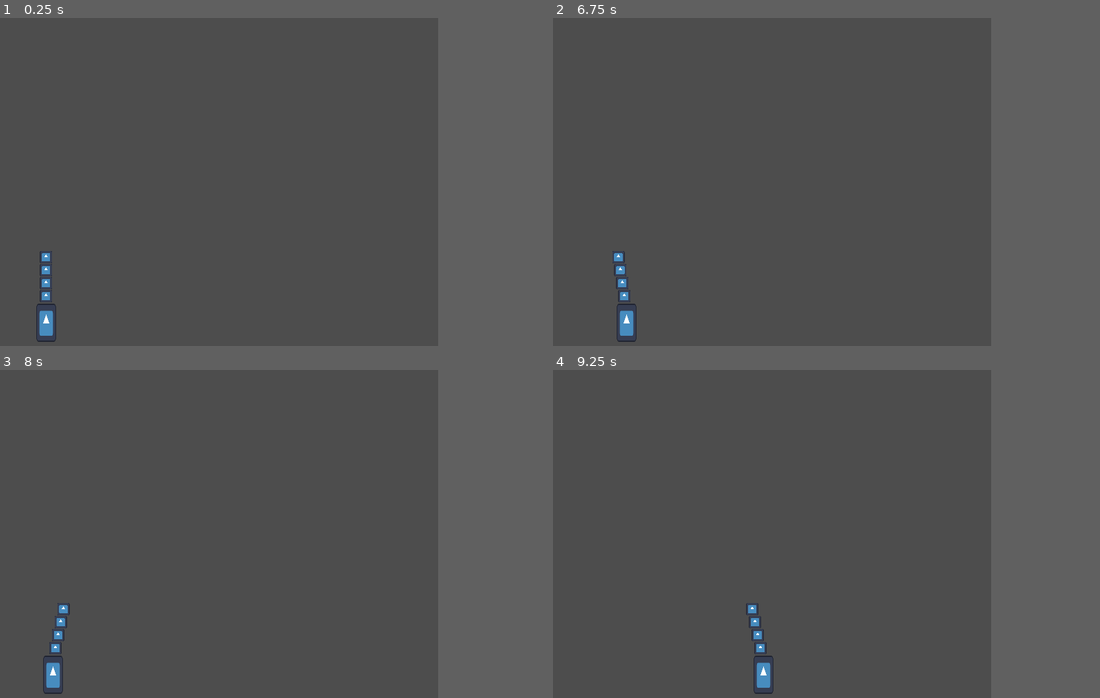
Above: before the commit, frames 1-4 (two rows, left to right).
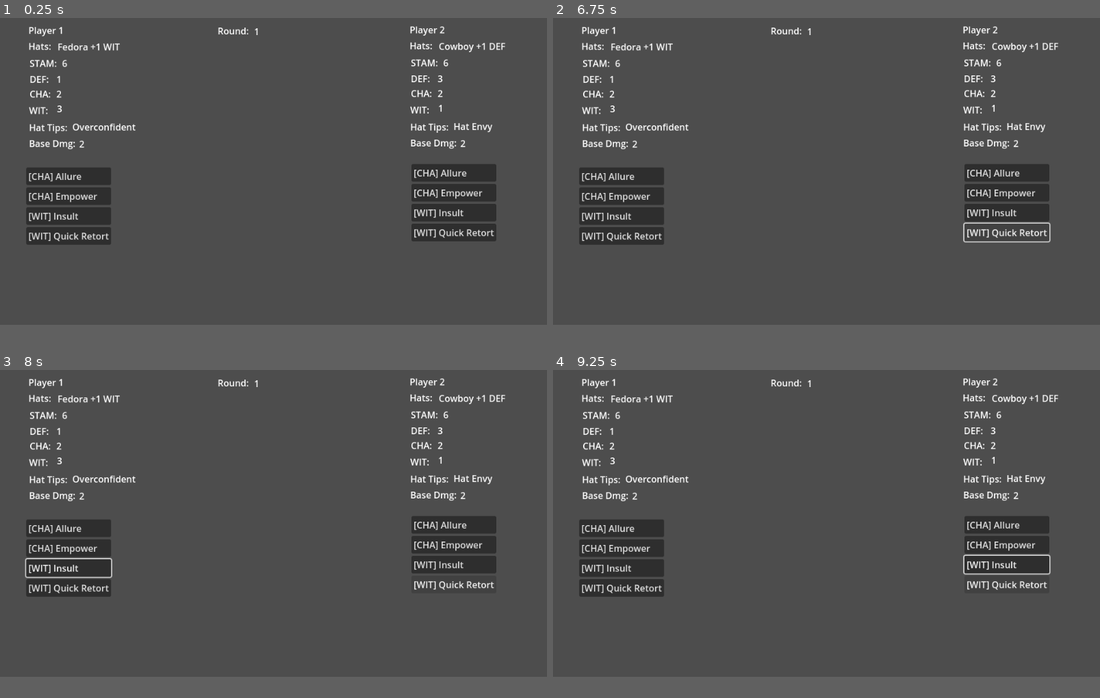
Above: after the commit, the same moments.

Repository: Sleeping-Robot-Games/Hat-Trick
Game: Godot game, scene res://play_test.tscn
Two runs of this game, one before a commit and one after it. Both use one fixed random seed, a clock stepped at 60 frames per second and the inputs below. Before the commit the project starts from res://game.tscn. The engine's default icon, where the game draws it, is replaced by a stand-in: a white triangle on a blue panel in a dark square.
Inputs (mouse positions are in pixels of both pictures, inside the frame that each line leads up to):
- Up to frame 1 (0.25 s): no input
- Up to frame 2 (6.75 s): click (607, 188) at 0.5 s, where only the run after the commit has a clickable "[CHA] Allure"; click (607, 208) at 1.25 s, where only the run after the commit has a clickable "[CHA] Empower"; click (607, 231) at 2 s, where only the run after the commit has a clickable "[WIT] Insult"; click (607, 250) at 2.75 s, where only the run after the commit has a clickable "[WIT] Quick Retort"; click (914, 182) at 3.5 s, where only the run after the commit has a clickable "[CHA] Allure"; click (914, 204) at 4.25 s, where only the run after the commit has a clickable "[CHA] Empower"; click (914, 224) at 5 s, where only the run after the commit has a clickable "[WIT] Insult"; click (914, 247) at 5.75 s, where only the run after the commit has a clickable "[WIT] Quick Retort"; tap Enter at 6.5 s; hold Right (ui_right) from 6.53 s (still down)
- Up to frame 3 (8 s): release Right (ui_right) at 7.28 s; hold Left (ui_left) from 7.28 s (still down)
- Up to frame 4 (9.25 s): release Left (ui_left) at 8.03 s; hold Right (ui_right) from 8.03 s (still down)
In our replay, the window is 640x480 before the commit and 799x449 after it. These sizes can differ from the game's own. Grey fills any space a smaller window leaves; there, only what the larger window draws over its background counts as a difference.

The runs differ from the first frame. In frame 1, 8.2% of the frame differs, in the area x 4-93%, y 2-99%; in frame 2, 7.7%; in frame 3, 7.7%; in frame 4, 7.7%.

Commit message:
prototyping playtest

Diff:
--- a/game.tscn
+++ b/game.tscn
@@ -8,13 +8,13 @@
 height = 60.0
 
 [sub_resource type="SegmentShape2D" id="SegmentShape2D_jwuep"]
-a = Vector2(640, -1)
+a = Vector2(940, 0)
 b = Vector2(1, 0)
 
 [node name="Node2D" type="Node2D"]
 
 [node name="CharacterBody2D" type="CharacterBody2D" parent="."]
-position = Vector2(67, 445)
+position = Vector2(78, 496)
 script = ExtResource("1_purjg")
 
 [node name="Sprite2D" type="Sprite2D" parent="CharacterBody2D"]
@@ -47,7 +47,7 @@
 texture = ExtResource("1_1m1sx")
 
 [node name="StaticBody2D" type="StaticBody2D" parent="."]
-position = Vector2(-2, 478)
+position = Vector2(9, 529)
 
 [node name="CollisionShape2D" type="CollisionShape2D" parent="StaticBody2D"]
 position = Vector2(0, -1)
--- /dev/null
+++ b/play_test.gd
@@ -0,0 +1,93 @@
+extends Control
+
+var status = {
+	"Overconfident": {
+		"stats": {
+			"WIT": 2,
+			"DEF": -2
+		},
+		"self": true
+	},
+	"Hat Envy": {
+		"stats": {
+			"WIT": -2,
+			"CHA": -2
+		},
+		"self": false
+	},
+}
+
+var p1_stats = {
+	"Hats": "Fedora +1 WIT",
+	"STAM": 6,
+	"DEF": 1,
+	"CHA": 2,
+	"WIT": 3,
+	"HatTips": "Overconfident",
+	"BaseDmg": 2
+}
+
+var p2_stats = {
+	"Hats": "Cowboy +1 DEF",
+	"STAM": 6,
+	"DEF": 3,
+	"CHA": 2,
+	"WIT": 1,
+	"HatTips": "Hat Envy",
+	"BaseDmg": 2
+}
+
+var round = 1
+var p1_choices = [
+	'[CHA] Allure',
+	'[CHA] Empower',
+	'[WIT] Insult',
+	'[WIT] Quick Retort'
+]
+var p2_choices = [
+	'[CHA] Allure',
+	'[CHA] Empower',
+	'[WIT] Insult',
+	'[WIT] Quick Retort'
+]
+
+## PLAY TEST GAME FLOW ##
+# Each player selects a choice
+# After a choice is selected they disappear (hide)
+# After both players pick a choice the Outcome appears
+## Outcome shows as follows
+### Declare any stat changes
+### Declare any damage
+### Show Quotes of acutal dialog
+# After outcome is shown player stats update in state and labels
+# Choices are repopulated
+# Repeat
+
+func _ready():
+	update_player_stat_labels()
+	$Round/Value.text = str(round)
+	populate_choices()
+
+func update_player_stat_labels():
+	for stat in $P1Stats.get_children():
+		stat.get_node('Value').text = str(p1_stats[stat.name])
+
+	for stat in $P2Stats.get_children():
+		stat.get_node('Value').text = str(p2_stats[stat.name])
+
+func populate_choices():
+	for choice in p1_choices:
+		var button = Button.new()
+		button.text = choice
+		button.alignment = HORIZONTAL_ALIGNMENT_LEFT
+		$P1Choices.add_child(button)
+
+	for choice in p2_choices:
+		var button = Button.new()
+		button.text = choice
+		button.alignment = HORIZONTAL_ALIGNMENT_LEFT
+		$P2Choices.add_child(button)
+
+# Called every frame. 'delta' is the elapsed time since the previous frame.
+func _process(delta):
+	pass
--- /dev/null
+++ b/play_test.tscn
@@ -0,0 +1,365 @@
+[gd_scene load_steps=2 format=3 uid="uid://o4dyoxm5eih1"]
+
+[ext_resource type="Script" path="res://play_test.gd" id="1_o1cky"]
+
+[node name="PlayTest" type="Control"]
+layout_mode = 3
+anchors_preset = 0
+script = ExtResource("1_o1cky")
+
+[node name="Label" type="Label" parent="."]
+layout_mode = 0
+offset_left = 50.0
+offset_top = 10.0
+offset_right = 112.0
+offset_bottom = 36.0
+text = "Player 1"
+
+[node name="P1Stats" type="Control" parent="."]
+layout_mode = 3
+anchors_preset = 0
+offset_left = 50.0
+offset_top = 38.0
+offset_right = 209.0
+offset_bottom = 225.0
+
+[node name="Hats" type="Control" parent="P1Stats"]
+anchors_preset = 0
+offset_right = 98.0
+offset_bottom = 28.0
+
+[node name="Label" type="Label" parent="P1Stats/Hats"]
+layout_mode = 0
+offset_right = 44.0
+offset_bottom = 26.0
+text = "Hats: "
+
+[node name="Value" type="Label" parent="P1Stats/Hats"]
+layout_mode = 0
+offset_left = 51.0
+offset_top = 1.0
+offset_right = 102.0
+offset_bottom = 27.0
+text = "VALUE"
+
+[node name="STAM" type="Control" parent="P1Stats"]
+anchors_preset = 0
+offset_left = 2.0
+offset_top = 30.0
+offset_right = 122.0
+offset_bottom = 59.0
+
+[node name="Label" type="Label" parent="P1Stats/STAM"]
+layout_mode = 0
+offset_right = 44.0
+offset_bottom = 26.0
+text = "STAM:"
+
+[node name="Value" type="Label" parent="P1Stats/STAM"]
+layout_mode = 0
+offset_left = 57.0
+offset_right = 108.0
+offset_bottom = 26.0
+text = "VALUE"
+
+[node name="DEF" type="Control" parent="P1Stats"]
+anchors_preset = 0
+offset_left = 2.0
+offset_top = 58.0
+offset_right = 122.0
+offset_bottom = 87.0
+
+[node name="Label" type="Label" parent="P1Stats/DEF"]
+layout_mode = 0
+offset_right = 44.0
+offset_bottom = 26.0
+text = "DEF:"
+
+[node name="Value" type="Label" parent="P1Stats/DEF"]
+layout_mode = 0
+offset_left = 47.0
+offset_right = 98.0
+offset_bottom = 26.0
+text = "VALUE"
+
+[node name="CHA" type="Control" parent="P1Stats"]
+anchors_preset = 0
+offset_left = 2.0
+offset_top = 84.0
+offset_right = 122.0
+offset_bottom = 113.0
+
+[node name="Label" type="Label" parent="P1Stats/CHA"]
+layout_mode = 0
+offset_right = 44.0
+offset_bottom = 26.0
+text = "CHA:"
+
+[node name="Value" type="Label" parent="P1Stats/CHA"]
+layout_mode = 0
+offset_left = 47.0
+offset_right = 98.0
+offset_bottom = 26.0
+text = "VALUE"
+
+[node name="WIT" type="Control" parent="P1Stats"]
+anchors_preset = 0
+offset_left = 1.0
+offset_top = 113.0
+offset_right = 121.0
+offset_bottom = 142.0
+
+[node name="Label" type="Label" parent="P1Stats/WIT"]
+layout_mode = 0
+offset_right = 44.0
+offset_bottom = 26.0
+text = "WIT:"
+
+[node name="Value" type="Label" parent="P1Stats/WIT"]
+layout_mode = 0
+offset_left = 49.0
+offset_top = -3.0
+offset_right = 100.0
+offset_bottom = 23.0
+text = "VALUE"
+
+[node name="HatTips" type="Control" parent="P1Stats"]
+anchors_preset = 0
+offset_left = 1.0
+offset_top = 143.0
+offset_right = 121.0
+offset_bottom = 172.0
+
+[node name="Label" type="Label" parent="P1Stats/HatTips"]
+layout_mode = 0
+offset_right = 44.0
+offset_bottom = 26.0
+text = "Hat Tips:"
+
+[node name="Value" type="Label" parent="P1Stats/HatTips"]
+layout_mode = 0
+offset_left = 76.0
+offset_top = -1.0
+offset_right = 127.0
+offset_bottom = 25.0
+text = "VALUE"
+
+[node name="BaseDmg" type="Control" parent="P1Stats"]
+anchors_preset = 0
+offset_left = 1.0
+offset_top = 171.0
+offset_right = 121.0
+offset_bottom = 200.0
+
+[node name="Label" type="Label" parent="P1Stats/BaseDmg"]
+layout_mode = 0
+offset_right = 44.0
+offset_bottom = 26.0
+text = "Base Dmg:"
+
+[node name="Value" type="Label" parent="P1Stats/BaseDmg"]
+layout_mode = 0
+offset_left = 88.0
+offset_top = 1.0
+offset_right = 139.0
+offset_bottom = 27.0
+text = "VALUE"
+
+[node name="Label2" type="Label" parent="."]
+layout_mode = 0
+offset_left = 719.0
+offset_top = 9.0
+offset_right = 781.0
+offset_bottom = 35.0
+text = "Player 2"
+
+[node name="P2Stats" type="Control" parent="."]
+layout_mode = 3
+anchors_preset = 0
+offset_left = 719.0
+offset_top = 37.0
+offset_right = 878.0
+offset_bottom = 224.0
+
+[node name="Hats" type="Control" parent="P2Stats"]
+anchors_preset = 0
+offset_right = 98.0
+offset_bottom = 28.0
+
+[node name="Label" type="Label" parent="P2Stats/Hats"]
+layout_mode = 0
+offset_right = 44.0
+offset_bottom = 26.0
+text = "Hats: "
+
+[node name="Value" type="Label" parent="P2Stats/Hats"]
+layout_mode = 0
+offset_left = 51.0
+offset_top = 1.0
+offset_right = 102.0
+offset_bottom = 27.0
+text = "VALUE"
+
+[node name="STAM" type="Control" parent="P2Stats"]
+anchors_preset = 0
+offset_left = 2.0
+offset_top = 30.0
+offset_right = 122.0
+offset_bottom = 59.0
+
+[node name="Label" type="Label" parent="P2Stats/STAM"]
+layout_mode = 0
+offset_right = 44.0
+offset_bottom = 26.0
+text = "STAM:"
+
+[node name="Value" type="Label" parent="P2Stats/STAM"]
+layout_mode = 0
+offset_left = 57.0
+offset_right = 108.0
+offset_bottom = 26.0
+text = "VALUE"
+
+[node name="DEF" type="Control" parent="P2Stats"]
+anchors_preset = 0
+offset_left = 2.0
+offset_top = 58.0
+offset_right = 122.0
+offset_bottom = 87.0
+
+[node name="Label" type="Label" parent="P2Stats/DEF"]
+layout_mode = 0
+offset_right = 44.0
+offset_bottom = 26.0
+text = "DEF:"
+
+[node name="Value" type="Label" parent="P2Stats/DEF"]
+layout_mode = 0
+offset_left = 47.0
+offset_right = 98.0
+offset_bottom = 26.0
+text = "VALUE"
+
+[node name="CHA" type="Control" parent="P2Stats"]
+anchors_preset = 0
+offset_left = 2.0
+offset_top = 84.0
+offset_right = 122.0
+offset_bottom = 113.0
+
+[node name="Label" type="Label" parent="P2Stats/CHA"]
+layout_mode = 0
+offset_right = 44.0
+offset_bottom = 26.0
+text = "CHA:"
+
+[node name="Value" type="Label" parent="P2Stats/CHA"]
+layout_mode = 0
+offset_left = 47.0
+offset_right = 98.0
+offset_bottom = 26.0
+text = "VALUE"
+
+[node name="WIT" type="Control" parent="P2Stats"]
+anchors_preset = 0
+offset_left = 1.0
+offset_top = 113.0
+offset_right = 121.0
+offset_bottom = 142.0
+
+[node name="Label" type="Label" parent="P2Stats/WIT"]
+layout_mode = 0
+offset_right = 44.0
+offset_bottom = 26.0
+text = "WIT:"
+
+[node name="Value" type="Label" parent="P2Stats/WIT"]
+layout_mode = 0
+offset_left = 49.0
+offset_top = -3.0
+offset_right = 100.0
+offset_bottom = 23.0
+text = "VALUE"
+
+[node name="HatTips" type="Control" parent="P2Stats"]
+anchors_preset = 0
+offset_left = 1.0
+offset_top = 143.0
+offset_right = 121.0
+offset_bottom = 172.0
+
+[node name="Label" type="Label" parent="P2Stats/HatTips"]
+layout_mode = 0
+offset_right = 44.0
+offset_bottom = 26.0
+text = "Hat Tips:"
+
+[node name="Value" type="Label" parent="P2Stats/HatTips"]
+layout_mode = 0
+offset_left = 76.0
+offset_top = -1.0
+offset_right = 127.0
+offset_bottom = 25.0
+text = "VALUE"
+
+[node name="BaseDmg" type="Control" parent="P2Stats"]
+anchors_preset = 0
+offset_left = 1.0
+offset_top = 171.0
+offset_right = 121.0
+offset_bottom = 200.0
+
+[node name="Label" type="Label" parent="P2Stats/BaseDmg"]
+layout_mode = 0
+offset_right = 44.0
+offset_bottom = 26.0
+text = "Base Dmg:"
+
+[node name="Value" type="Label" parent="P2Stats/BaseDmg"]
+layout_mode = 0
+offset_left = 88.0
+offset_top = 1.0
+offset_right = 139.0
+offset_bottom = 27.0
+text = "VALUE"
+
+[node name="Outcomes" type="GridContainer" parent="."]
+offset_left = 289.0
+offset_top = 60.0
+offset_right = 641.0
+offset_bottom = 242.0
+
+[node name="P1Choices" type="GridContainer" parent="."]
+offset_left = 46.0
+offset_top = 263.0
+offset_right = 305.0
+offset_bottom = 524.0
+
+[node name="P2Choices" type="GridContainer" parent="."]
+offset_left = 722.0
+offset_top = 257.0
+offset_right = 947.0
+offset_bottom = 522.0
+
+[node name="Round" type="Control" parent="."]
+anchors_preset = 0
+offset_left = 353.0
+offset_top = 5.0
+offset_right = 393.0
+offset_bottom = 45.0
+
+[node name="Label" type="Label" parent="Round"]
+layout_mode = 0
+offset_left = 29.0
+offset_top = 6.0
+offset_right = 69.0
+offset_bottom = 29.0
+text = "Round:"
+
+[node name="Value" type="Label" parent="Round"]
+layout_mode = 0
+offset_left = 93.0
+offset_top = 7.0
+offset_right = 148.0
+offset_bottom = 33.0
+text = "VALUE"
--- a/project.godot
+++ b/project.godot
@@ -11,14 +11,14 @@
 [application]
 
 config/name="Hat Trick"
-run/main_scene="res://game.tscn"
+run/main_scene="res://play_test.tscn"
 config/features=PackedStringArray("4.1", "GL Compatibility")
 config/icon="res://icon.svg"
 
 [display]
 
-window/size/viewport_width=640
-window/size/viewport_height=480
+window/size/viewport_width=960
+window/size/viewport_height=540
 
 [rendering]
 
